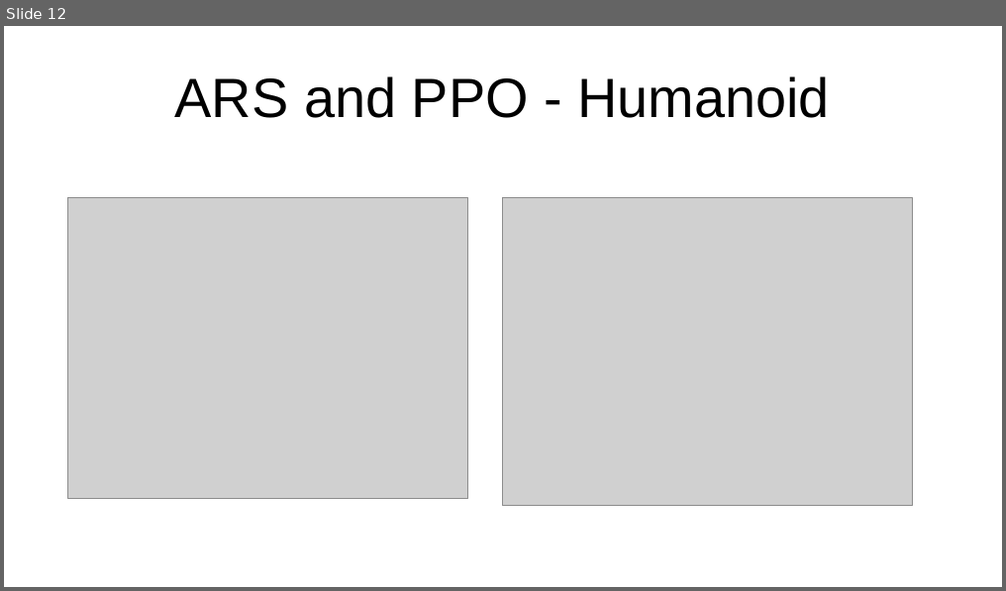
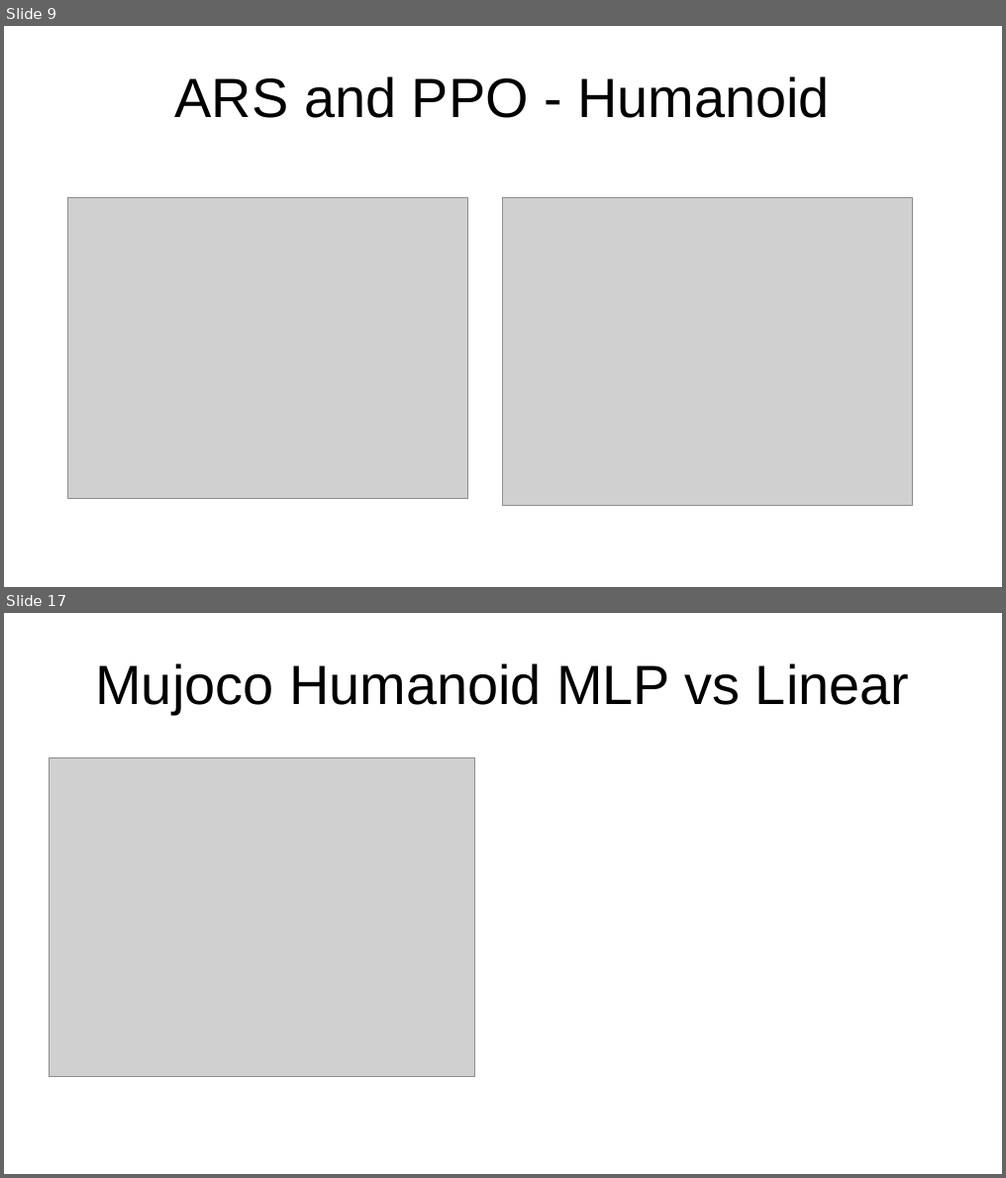
Before and after one commit to sgillen/seagul, a slide deck: seagul/rllib/rllib_with_rbf/Temporary_Results.odp. Shown one above the other, each under a label of ours: slide 12 before the commit, slides 9 and 17 after it; the slides between them are not shown. The pictures are 1006x591 and 1006x1178 pixels, drawn with LibreOffice and Linux fonts; fonts in the diff are those of the drawing; grey boxes stand for pictures. Boxes give left, top, right and bottom in pixels: in the first picture for what was removed or moved away, otherwise in the second. Text is boxed around its words. In the diff, an @@ line names an element or a change of style, - is before the commit and + after.

```diff
--- a/seagul/rllib/rllib_with_rbf/Temporary_Results.odp
+++ b/seagul/rllib/rllib_with_rbf/Temporary_Results.odp
@@ slide 17 added at <box>4,613,1002,1174</box>, background #FFFFFF @@
@@ title added at <box>95,663,909,714</box>, 44 pt, text #000000 @@
+Mujoco Humanoid MLP vs Linear
@@ picture added at <box>50,758,475,1076</box> @@
@@ what was slide 12 is now slide 9 @@
```
Also in this commit, not shown: 4 slides changed, 9 other slides added, 3 slides removed, 34 other files.
